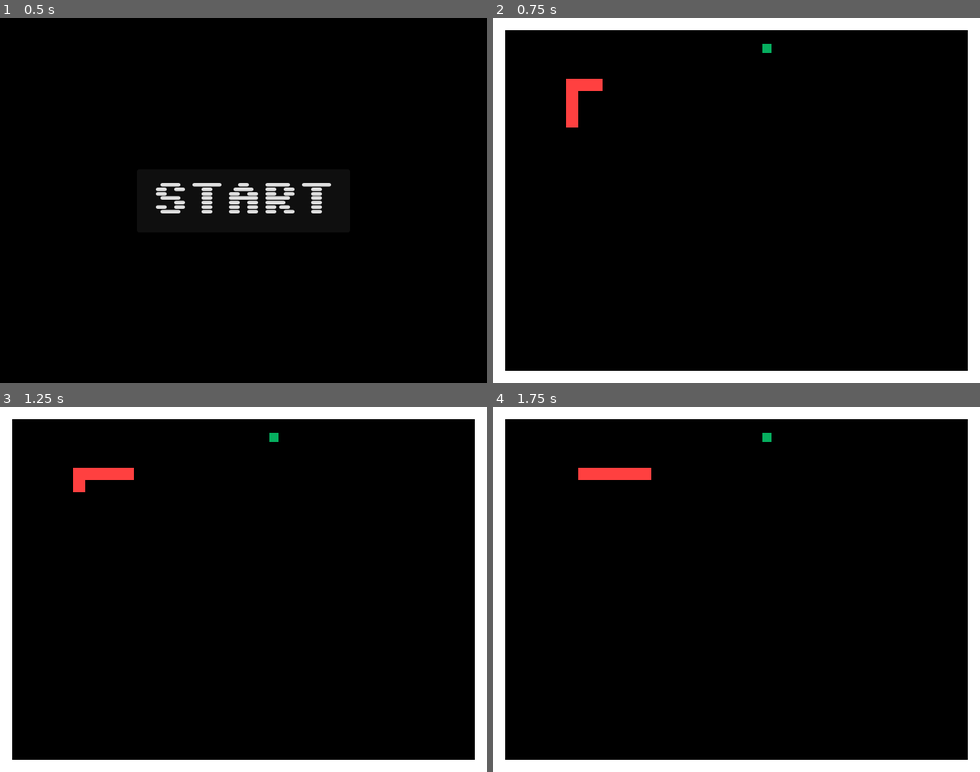
Above: before the commit, frames 1-4 (two rows, left to right).
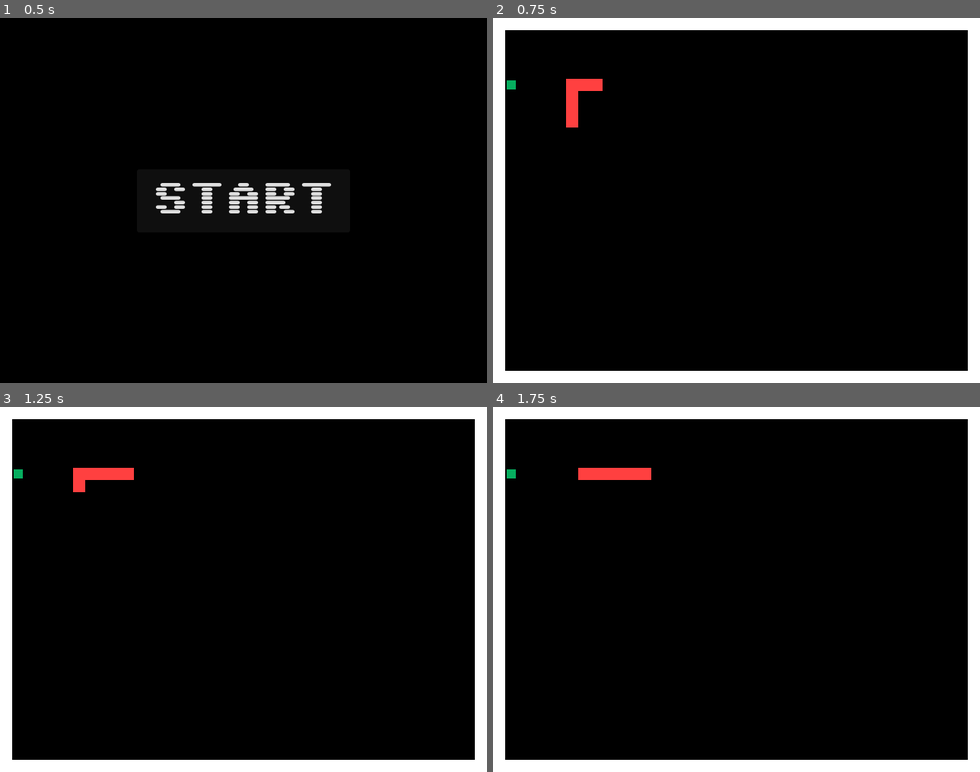
Above: after the commit, the same moments.

Repository: mkacik/godot-snek
Game: Godot game, scene res://scenes/main.tscn
Same seed, same stepped clock (60 frames per second), same inputs: the game is played once before the commit and once after it.
Inputs:
- Up to frame 1 (0.5 s): no input
- Up to frame 2 (0.75 s): click "START" at 0.5 s
- Up to frame 3 (1.25 s): no input
- Up to frame 4 (1.75 s): hold Right (move_right) from 1.28 s (still down)

Frame 1 is identical in both runs. In frame 2, less than 0.1% of the frame differs, in the area x 2-58%, y 7-20%; in frame 3, less than 0.1%; in frame 4, less than 0.1%.

Commit message:
Halfway through refactoring all grid logic into Level node

Diff:
--- a/scenes/apple.tscn
+++ b/scenes/apple.tscn
@@ -5,6 +5,7 @@
 
 [node name="Apple" type="StaticBody2D"]
 visible = false
+collision_mask = 0
 metadata/_edit_group_ = true
 
 [node name="CollisionShape2D" type="CollisionShape2D" parent="."]
--- a/scenes/level.gd
+++ b/scenes/level.gd
@@ -1,4 +1,8 @@
 extends Node2D
+
+@export var wall_scene: PackedScene
+@export var tail_scene: PackedScene
+@export var apple_scene: PackedScene
 
 @export var cell_size: int = 16
 var grid_size: Vector2
@@ -8,28 +12,35 @@
     grid_size = get_viewport_rect().size / cell_size
     cells = Cells.new(grid_size)
 
-func _process(_delta: float) -> void:
-    pass
+func add_wall(grid_cell: Vector2):
+    var wall = wall_scene.instantiate()
+    wall.position = grid_cell * cell_size
+    add_child(wall)
+    cells.mark_occupied(grid_cell)
 
 func position_walls() -> void:
-    $WallN.position = Vector2.ZERO
-    $WallS.position = Vector2(0, grid_size.y - 1) * cell_size
+    for x in range(0, grid_size.x):
+        # only top and bottom rows
+        for y in [0, grid_size.y - 1]:
+            print(x, "-", y)
+            add_wall(Vector2(x, y))
 
-    var outer_wall_x_scale = Vector2(grid_size.x, 1)
-    $WallN.apply_scale(outer_wall_x_scale)
-    $WallS.apply_scale(outer_wall_x_scale)
-
-    $WallE.position = Vector2(grid_size.x - 1, 1) * cell_size
-    $WallW.position = Vector2(0, 1) * cell_size
-
-    var outer_wall_y_scale = Vector2(1, grid_size.y - 2)
-    $WallE.apply_scale(outer_wall_y_scale)
-    $WallW.apply_scale(outer_wall_y_scale)
+    # skipping first and last rows because they were covered by loop above
+    for y in range(1, grid_size.y - 1):
+        for x in [0, grid_size.x - 1]:
+            add_wall(Vector2(x, y))
 
 func start() -> void:
     cells.initialize()
     position_walls()
+    spawn_apple()
     show()
+
+func spawn_apple() -> void:
+    # for now just reposition the single Apple that is child of this scene.
+    var cell = cells.get_random_free_cell()
+    $Apple.position = cell * cell_size
+    cells.mark_occupied(cell)
 
 func mark_grid_cell_occupied(cell: Vector2) -> void:
     cells.mark_occupied(cell)
--- a/scenes/level.tscn
+++ b/scenes/level.tscn
@@ -1,19 +1,15 @@
-[gd_scene load_steps=3 format=3 uid="uid://02oxhj8djhwr"]
+[gd_scene load_steps=5 format=3 uid="uid://02oxhj8djhwr"]
 
 [ext_resource type="Script" path="res://scenes/level.gd" id="1_tjnu4"]
 [ext_resource type="PackedScene" uid="uid://kdaaygddkmlt" path="res://scenes/wall.tscn" id="2_arvb6"]
+[ext_resource type="PackedScene" uid="uid://b7xulcvavdwjv" path="res://scenes/apple.tscn" id="3_6tv26"]
+[ext_resource type="PackedScene" uid="uid://cy37563fghig2" path="res://scenes/tail.tscn" id="3_ki6ss"]
 
 [node name="Level" type="Node2D"]
 script = ExtResource("1_tjnu4")
+wall_scene = ExtResource("2_arvb6")
+tail_scene = ExtResource("3_ki6ss")
+apple_scene = ExtResource("3_6tv26")
 
-[node name="WallN" parent="." instance=ExtResource("2_arvb6")]
+[node name="Apple" parent="." instance=ExtResource("3_6tv26")]
 visible = true
-
-[node name="WallS" parent="." instance=ExtResource("2_arvb6")]
-visible = true
-
-[node name="WallE" parent="." instance=ExtResource("2_arvb6")]
-visible = true
-
-[node name="WallW" parent="." instance=ExtResource("2_arvb6")]
-visible = true
--- a/scenes/main.gd
+++ b/scenes/main.gd
@@ -20,10 +20,6 @@
     # I want the tail body to display under the tail end and player
     $Background.call_deferred("add_sibling", tail_segment)
 
-func move_apple_to_random_free_position():
-    var grid_position = $Level.get_random_unoccupied_grid_cell()
-    $Apple.position = grid_position * cell_size
-
 func new_game():
     $Level.start()
 
@@ -39,9 +35,6 @@
     $TailEnd.start(grid_position * cell_size)
     previous_tail_position = grid_position
 
-    move_apple_to_random_free_position()
-    $Apple.show()
-
     $MoveTimer.start()
 
 func game_over():
@@ -49,7 +42,6 @@
 
     $Level.hide()
     $Player.hide()
-    $Apple.hide()
     $TailEnd.hide()
 
     tail_segments.clear()
@@ -96,4 +88,4 @@
 
 func apple_eaten() -> void:
     add_tail_segment(tail_segments[-1].position / cell_size)
-    move_apple_to_random_free_position()
+    $Level.spawn_apple()
--- a/scenes/main.tscn
+++ b/scenes/main.tscn
@@ -1,11 +1,10 @@
-[gd_scene load_steps=8 format=3 uid="uid://ci0v6bd3v8irk"]
+[gd_scene load_steps=7 format=3 uid="uid://ci0v6bd3v8irk"]
 
 [ext_resource type="PackedScene" uid="uid://crojdhwqcostg" path="res://scenes/player.tscn" id="1_e3l1q"]
 [ext_resource type="Script" path="res://scenes/main.gd" id="1_pmvye"]
 [ext_resource type="PackedScene" uid="uid://cy37563fghig2" path="res://scenes/tail.tscn" id="2_u8psf"]
 [ext_resource type="PackedScene" uid="uid://bvrxvn86aje38" path="res://scenes/tail_end.tscn" id="3_tr712"]
 [ext_resource type="PackedScene" uid="uid://ccmivnmm1cxdu" path="res://scenes/hud.tscn" id="3_uv6ks"]
-[ext_resource type="PackedScene" uid="uid://b7xulcvavdwjv" path="res://scenes/apple.tscn" id="3_y07pc"]
 [ext_resource type="PackedScene" uid="uid://02oxhj8djhwr" path="res://scenes/level.tscn" id="4_0euvk"]
 
 [node name="Main" type="Node"]
@@ -22,8 +21,6 @@
 grow_horizontal = 2
 grow_vertical = 2
 color = Color(0, 0, 0, 1)
-
-[node name="Apple" parent="." instance=ExtResource("3_y07pc")]
 
 [node name="TailEnd" parent="." instance=ExtResource("3_tr712")]
 visible = false
--- a/scenes/wall.tscn
+++ b/scenes/wall.tscn
@@ -6,7 +6,7 @@
 size = Vector2(16, 16)
 
 [node name="Wall" type="StaticBody2D" groups=["walls"]]
-visible = false
+collision_mask = 0
 metadata/_edit_group_ = true
 
 [node name="CollisionShape2D" type="CollisionShape2D" parent="." groups=["walls"]]
